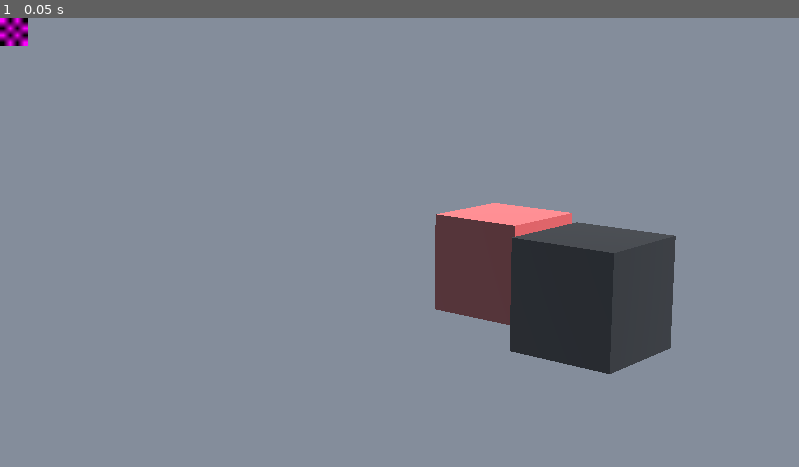
Above: before the commit, frame 1.
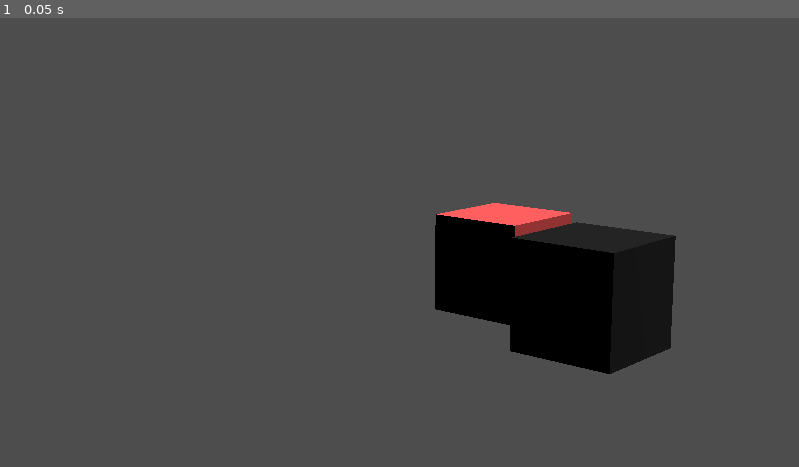
Above: after the commit, the same moment.

Repository: dmlary/godot-stencil-based-outline-compositor-effect
Game: Godot game, scene res://node_3d.tscn
Same seed, same stepped clock (60 frames per second), same inputs: the game is played once before the commit and once after it. The project has no main scene, so this scene is started directly.
Inputs:
- Up to frame 1 (0.05 s): no input

The runs differ from the first frame. In frame 1, 100% of the frame differs, in the area x 0-100%, y 0-100%.
Error before the commit: Cannot call method 'shader_compile_spirv_from_source' on a null value. (res://stencil_based_outilne_compositor_effect.gd:163)
Error after the commit: Cannot call method 'shader_compile_spirv_from_source' on a null value. (res://stencil_based_outilne_compositor_effect.gd:162)

Commit message:
fixed artifacts, appears to mostly work

Diff:
--- a/node_3d.gd
+++ b/node_3d.gd
@@ -1,6 +1,7 @@
 extends Node3D
 
 @export var texture_rect: TextureRect
+@export var texture_rect2: TextureRect
 @export var camera: Camera3D
 @export var mesh: MeshInstance3D
 
@@ -14,7 +15,8 @@
 func _ready():
     # set the texture in the TextureRect to use the output texture of the
     # CompositorEffect
-    texture_rect.texture = outline_effect.debug_textures[1]
+    texture_rect.texture = outline_effect.debug_textures[0]
+    texture_rect2.texture = outline_effect.debug_textures[1]
 
     # create a timer to check for changes to the shader source file
     timer = Timer.new()
--- a/node_3d.tscn
+++ b/node_3d.tscn
@@ -15,9 +15,6 @@
 [sub_resource type="StandardMaterial3D" id="StandardMaterial3D_jka67"]
 albedo_color = Color(0, 0, 0, 1)
 
-[sub_resource type="Environment" id="Environment_a0tk4"]
-fog_enabled = true
-
 [sub_resource type="CompositorEffect" id="CompositorEffect_a0tk4"]
 resource_local_to_scene = false
 resource_name = ""
@@ -31,9 +28,10 @@
 [sub_resource type="Compositor" id="Compositor_a0tk4"]
 compositor_effects = Array[CompositorEffect]([SubResource("CompositorEffect_a0tk4")])
 
-[node name="Node3D" type="Node3D" node_paths=PackedStringArray("texture_rect", "camera")]
+[node name="Node3D" type="Node3D" node_paths=PackedStringArray("texture_rect", "texture_rect2", "camera")]
 script = ExtResource("1_noarx")
-texture_rect = NodePath("TextureRect")
+texture_rect = NodePath("VBoxContainer/TextureRect")
+texture_rect2 = NodePath("VBoxContainer/TextureRect2")
 camera = NodePath("Camera3D")
 
 [node name="DirectionalLight3D" type="DirectionalLight3D" parent="."]
@@ -52,11 +50,18 @@
 
 [node name="Camera3D" type="Camera3D" parent="."]
 transform = Transform3D(0.7477981, -0.12668309, 0.651728, 0, 0.9816271, 0.19080898, -0.66392624, -0.14268659, 0.73405886, 6.5122004, 2.4694471, 9.449494)
-environment = SubResource("Environment_a0tk4")
 compositor = SubResource("Compositor_a0tk4")
 fov = 22.0
 
-[node name="TextureRect" type="TextureRect" parent="."]
+[node name="VBoxContainer" type="VBoxContainer" parent="."]
 offset_right = 40.0
 offset_bottom = 40.0
+scale = Vector2(0.5, 0.5)
+
+[node name="TextureRect" type="TextureRect" parent="VBoxContainer"]
+layout_mode = 2
 metadata/_edit_use_anchors_ = true
+
+[node name="TextureRect2" type="TextureRect" parent="VBoxContainer"]
+layout_mode = 2
+metadata/_edit_use_anchors_ = true
--- a/stencil_based_outilne_compositor_effect.gd
+++ b/stencil_based_outilne_compositor_effect.gd
@@ -31,7 +31,7 @@
 ## Jump-flood stuffs
 var jf_shader: RID
 var jf_pipeline: RID
-var jf_uniform_sets := [[], []]
+var jf_uniform_sets := [RID(), RID()]
 
 ## cached copy of the depth/stencil texture RID to detect when it changes
 var depth_texture: RID
@@ -92,7 +92,6 @@
     uniform.binding = 0
     uniform.add_id(sc_uniform_buffer)
     sc_uniform_set = rd.uniform_set_create([uniform], sc_shader, 0)
-
 
 func _load_glsl_from_file(path) -> Variant:
     var lines = []
@@ -211,32 +210,35 @@
     # not explicitly freeing the old sets here because they should have been
     # freed when the shader or textures were freed
 
-    for group in [[0, 0, 1], [0, 1, 0]]:
+    for group in [[0, _textures[0], _textures[1]],
+                  [1, _textures[1], _textures[0]]]:
         var pass_number = group[0]
-        var src_texture: RID = _textures[group[0]]
-        var dest_texture: RID = _textures[group[1]]
+        var src_texture = group[1]
+        var dest_texture = group[2]
 
         # clear the pass uniform sets
         jf_uniform_sets[pass_number] = [RID(), RID()]
 
-        var uniform := RDUniform.new()
-        uniform.uniform_type = RenderingDevice.UNIFORM_TYPE_IMAGE
-        uniform.binding = 0
-        uniform.add_id(src_texture)
-        jf_uniform_sets[pass_number][0] = rd.uniform_set_create(
-            [uniform], jf_shader, 0)
-
-        uniform = RDUniform.new()
-        uniform.uniform_type = RenderingDevice.UNIFORM_TYPE_IMAGE
-        uniform.binding = 0
-        uniform.add_id(dest_texture)
-        jf_uniform_sets[pass_number][1] = rd.uniform_set_create(
-            [uniform], jf_shader, 0)
+        var src_uniform := RDUniform.new()
+        src_uniform.uniform_type = RenderingDevice.UNIFORM_TYPE_IMAGE
+        src_uniform.binding = 0
+        src_uniform.add_id(src_texture)
+
+        var dest_uniform = RDUniform.new()
+        dest_uniform.uniform_type = RenderingDevice.UNIFORM_TYPE_IMAGE
+        dest_uniform.binding = 1
+        dest_uniform.add_id(dest_texture)
+
+        jf_uniform_sets[pass_number] = rd.uniform_set_create(
+            [src_uniform, dest_uniform], jf_shader, 0)
 
 # System notifications, we want to react on the notification that
 # alerts us we are about to be destroyed.
 func _notification(what):
     if what == NOTIFICATION_PREDELETE:
+        if jf_shader.is_valid():
+            # freeing the shader will free the pipeline and the uniform sets
+            rd.free_rid(jf_shader)
         if sc_pipeline.is_valid():
             rd.free_rid(sc_pipeline)
         if sc_shader.is_valid():
@@ -428,6 +430,7 @@
     # from the real sc_pipeline.
     assert(sc_framebuffer.is_valid())
     assert(sc_pipeline.is_valid())
+
     var draw_list := rd.draw_list_begin(
         sc_framebuffer,
         RenderingDevice.DRAW_CLEAR_COLOR_0,
@@ -448,12 +451,10 @@
     var y_groups : int = (resolution.y - 1) / 8 + 1
     var push_constant := PackedByteArray()
     push_constant.resize(16) # minimum size
-    push_constant.encode_u32(0, passes)
+
+
 
     # XXX next steps:
-    # - reduce down to two uniform sets:
-    #       (src = 0, dest = 1), and (src = 1, dest = 0)
-    # - change glsl shader to do only a single pass at a time
     # - create new rendering pipeline to draw outline for only those pixels not
     #   marked for outline in the stencil buffer
     # XXX Maybe write the outline back to the color layer instead of an output
@@ -461,14 +462,17 @@
 
     var compute_list := rd.compute_list_begin()
     rd.compute_list_bind_compute_pipeline(compute_list, jf_pipeline)
-    rd.compute_list_bind_uniform_set(
-        compute_list,
-        jf_uniform_sets[0][0],
-        0)
-    rd.compute_list_bind_uniform_set(
-        compute_list,
-        jf_uniform_sets[0][1],
-        1)
-    rd.compute_list_set_push_constant(compute_list, push_constant, push_constant.size())
-    rd.compute_list_dispatch(compute_list, x_groups, y_groups, 1)
+
+    for i in range(passes):
+        var stride = (1<<(passes-i-1))
+        push_constant.encode_u32(0, stride)
+        rd.compute_list_set_push_constant(compute_list, push_constant, push_constant.size())
+
+        var uniform_set = jf_uniform_sets[i & 0x1]
+        rd.compute_list_bind_uniform_set(
+            compute_list,
+            uniform_set,
+            0)
+        rd.compute_list_dispatch(compute_list, x_groups, y_groups, 1)
+
     rd.compute_list_end()
Not shown, changed: jump_flood.glsl
Not shown: 1 places in node_3d.tscn that only renumber resources
